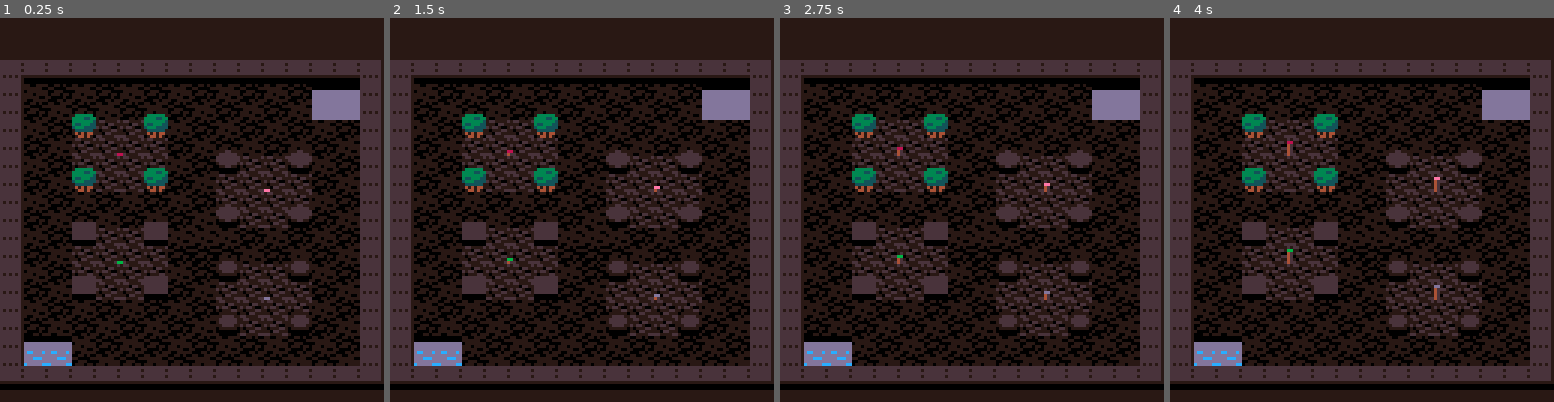
Above: before the commit, frames 1-4 (left to right).
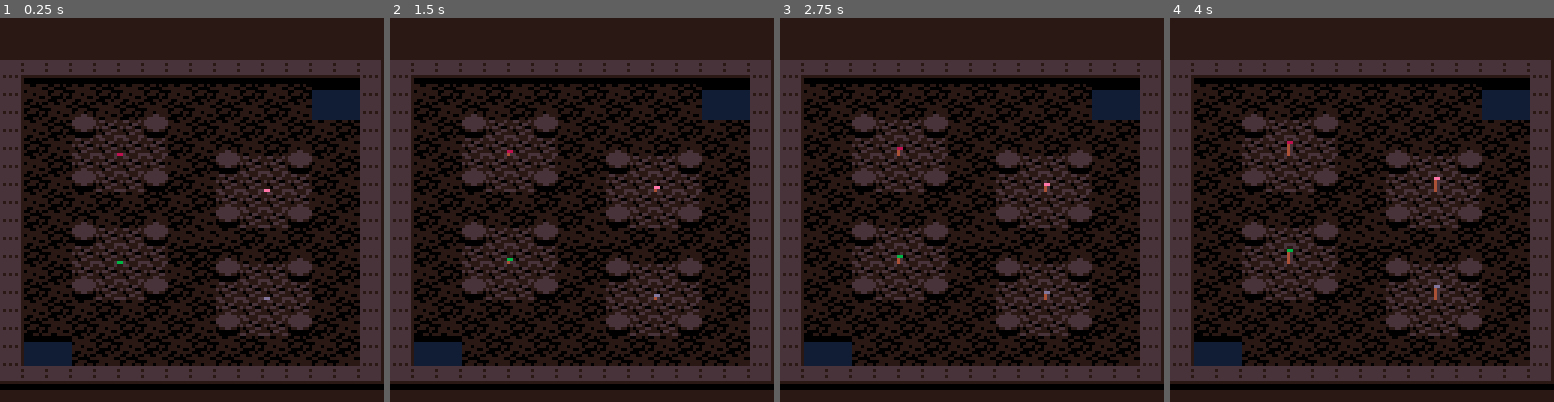
Above: after the commit, the same moments.

Repository: erwinbonsma/WhereToRootPico8
Game: PICO-8 cartridge wheretoroot.p8
Same seed, same stepped clock (60 frames per second), same inputs: the game is played once before the commit and once after it.
Inputs:
- Up to frame 1 (0.25 s): no input
- Up to frame 2 (1.5 s): no input
- Up to frame 3 (2.75 s): no input
- Up to frame 4 (4 s): no input

The runs differ from the first frame. In frame 1, 4.6% of the frame differs, in the area x 6-94%, y 18-91%; in frame 2, 4.6%; in frame 3, 4.6%; in frame 4, 4.6%.

Commit message:
Clean up map

Diff:
--- a/wheretoroot.p8
+++ b/wheretoroot.p8
@@ -752,6 +752,7 @@
   [9]=-13,--blue/green
   [5]=-11,--dark grey (tree)
   [10]=-5,--med. green
+  [6]=-15
  },1)
 
  if lowrez then
@@ -1057,24 +1058,24 @@
 
 
 __gff__
-0000000000000000000000000000000000000000000000000000000000000000000000000000000000000000000000000000000000000000000000000000000000000104040202020202020202000000000000040400000000000000000000000000000000000000000000000000000000000000000000000000000000000000
+0000000000000000000000000000000000000000000000000000000000000000000000000000000000000000000000000000000000000000000000000000000000000104040000000202020202000000000000000000000000000000000000000000000000000000000000000000000000000000000000000000040402020202
 0000000000000000000000000000000000000000000000000000000000000000000000000000000000000000000000000000000000000000000000000000000000000000000000000000000000000000000000000000000000000000000000000000000000000000000000000000000000000000000000000000000000000000
 __map__
 4c49494949494949494949494949494a00000000000000000000000000000000000000000000000000000000000000000000000000000000000000000000000000000000000000000000000000000000000000000000000000000000000000000000000000000000000000000000000000000000000000000000000000000000
-4a40414041404140414041404153534a00000000000000000000000000000000000000000000000000000000000000000000000000000000000000000000000000000000000000000000000000000000000000000000000000000000000000000000000000000000000000000000000000000000000000000000000000000000
-4a41404140414041404140414054544a00000000000000000000000000000000000000000000000000000000000000000000000000000000000000000000000000000000000000000000000000000000000000000000000000000000000000000000000000000000000000000000000000000000000000000000000000000000
+4a40414041404140414041404143434a00000000000000000000000000000000000000000000000000000000000000000000000000000000000000000000000000000000000000000000000000000000000000000000000000000000000000000000000000000000000000000000000000000000000000000000000000000000
+4a41404140414041404140414044444a00000000000000000000000000000000000000000000000000000000000000000000000000000000000000000000000000000000000000000000000000000000000000000000000000000000000000000000000000000000000000000000000000000000000000000000000000000000
 4a40414842424840414041404140414a00000000000000000000000000000000000000000000000000000000000000000000000000000000000000000000000000000000000000000000000000000000000000000000000000000000000000000000000000000000000000000000000000000000000000000000000000000000
 4a41404242424241404140414041404a00000000000000000000000000000000000000000000000000000000000000000000000000000000000000000000000000000000000000000000000000000000000000000000000000000000000000000000000000000000000000000000000000000000000000000000000000000000
-4a40414242424240414642424640414a00000000000000000000000000000000000000000000000000000000000000000000000000000000000000000000000000000000000000000000000000000000000000000000000000000000000000000000000000000000000000000000000000000000000000000000000000000000
+4a40414242424240414842424840414a00000000000000000000000000000000000000000000000000000000000000000000000000000000000000000000000000000000000000000000000000000000000000000000000000000000000000000000000000000000000000000000000000000000000000000000000000000000
 4a41404842424841404242424241404a00000000000000000000000000000000000000000000000000000000000000000000000000000000000000000000000000000000000000000000000000000000000000000000000000000000000000000000000000000000000000000000000000000000000000000000000000000000
 4a40414041404140414242424240414a00000000000000000000000000000000000000000000000000000000000000000000000000000000000000000000000000000000000000000000000000000000000000000000000000000000000000000000000000000000000000000000000000000000000000000000000000000000
-4a41404140414041404642424641404a00000000000000000000000000000000000000000000000000000000000000000000000000000000000000000000000000000000000000000000000000000000000000000000000000000000000000000000000000000000000000000000000000000000000000000000000000000000
-4a40414542424540404041404140414a00000000000000000000000000000000000000000000000000000000000000000000000000000000000000000000000000000000000000000000000000000000000000000000000000000000000000000000000000000000000000000000000000000000000000000000000000000000
+4a41404140414041404842424841404a00000000000000000000000000000000000000000000000000000000000000000000000000000000000000000000000000000000000000000000000000000000000000000000000000000000000000000000000000000000000000000000000000000000000000000000000000000000
+4a40414842424840404041404140414a00000000000000000000000000000000000000000000000000000000000000000000000000000000000000000000000000000000000000000000000000000000000000000000000000000000000000000000000000000000000000000000000000000000000000000000000000000000
 4a41404242424241414140414041404a00000000000000000000000000000000000000000000000000000000000000000000000000000000000000000000000000000000000000000000000000000000000000000000000000000000000000000000000000000000000000000000000000000000000000000000000000000000
-4a40414242424240414742424740414a00000000000000000000000000000000000000000000000000000000000000000000000000000000000000000000000000000000000000000000000000000000000000000000000000000000000000000000000000000000000000000000000000000000000000000000000000000000
-4a41404542424541404242424241404a00000000000000000000000000000000000000000000000000000000000000000000000000000000000000000000000000000000000000000000000000000000000000000000000000000000000000000000000000000000000000000000000000000000000000000000000000000000
+4a40414242424240414842424840414a00000000000000000000000000000000000000000000000000000000000000000000000000000000000000000000000000000000000000000000000000000000000000000000000000000000000000000000000000000000000000000000000000000000000000000000000000000000
+4a41404842424841404242424241404a00000000000000000000000000000000000000000000000000000000000000000000000000000000000000000000000000000000000000000000000000000000000000000000000000000000000000000000000000000000000000000000000000000000000000000000000000000000
 4a40414041404140414242424240414a00000000000000000000000000000000000000000000000000000000000000000000000000000000000000000000000000000000000000000000000000000000000000000000000000000000000000000000000000000000000000000000000000000000000000000000000000000000
-4a41404140414041404742424741404a00000000000000000000000000000000000000000000000000000000000000000000000000000000000000000000000000000000000000000000000000000000000000000000000000000000000000000000000000000000000000000000000000000000000000000000000000000000
+4a41404140414041404842424841404a00000000000000000000000000000000000000000000000000000000000000000000000000000000000000000000000000000000000000000000000000000000000000000000000000000000000000000000000000000000000000000000000000000000000000000000000000000000
 4a43434041404140414041404140414a00000000000000000000000000000000000000000000000000000000000000000000000000000000000000000000000000000000000000000000000000000000000000000000000000000000000000000000000000000000000000000000000000000000000000000000000000000000
 4a44444140414041404140414041404a00000000000000000000000000000000000000000000000000000000000000000000000000000000000000000000000000000000000000000000000000000000000000000000000000000000000000000000000000000000000000000000000000000000000000000000000000000000
 4949494949494949494949494949494b00000000000000000000000000000000000000000000000000000000000000000000000000000000000000000000000000000000000000000000000000000000000000000000000000000000000000000000000000000000000000000000000000000000000000000000000000000000
Not shown, changed: 24 lines of the sprite sheet (__gfx__) section of wheretoroot.p8
Not shown, added: Design.md
